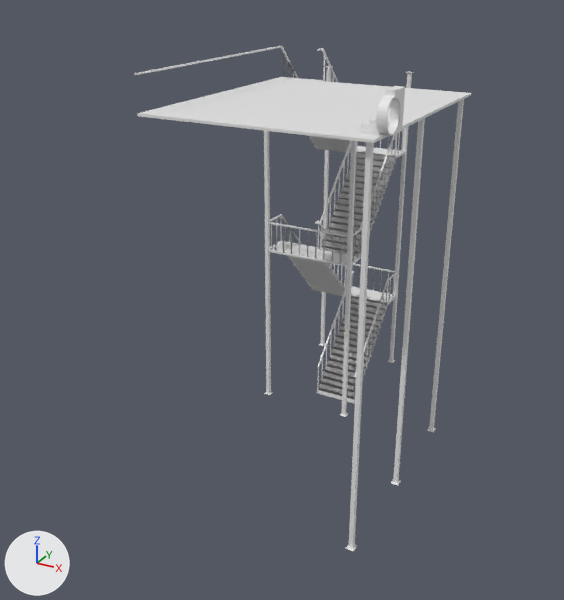
Before and after pictures for a commit that changed the Blender file water slide.blend.
Camera for both pictures: a camera (50 mm lens) standing at (13.5, -32.7, 16.5) and looking at (1.1, -10.1, 5.2). Every picture has the same lights, and +X, +Y and +Z are marked at lower left.
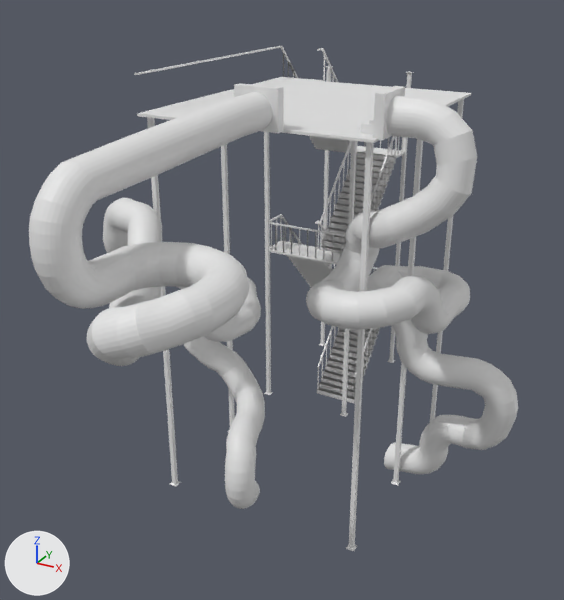
Commit message: finished 2 slides

Pixel boxes (x1, y1, x2, y2) of what changed, in the pictures (564 x 600 px):
'Cube.003', added
    after: (29, 83, 284, 509)
'Cube.002', added
    after: (306, 86, 518, 474)
part 1 of me_cube_001, added
    after: (147, 117, 180, 487)
part 2 of me_cube_001, added
    after: (221, 144, 235, 432)
part 3 of me_cube_001, deleted
    before: (361, 86, 405, 136)

What the commit changed:
me_cube_001 has 3859 vertices, 3258 faces and spans x -10.5..4.0, y -5.4..3.2, z -8.5..7.6.
me_cube_001 is used by ob_cube_001; location (0.0, -1.78, 5.54); rotation (0.0, 0.0, 7.854), in degrees (0, 0, 90).
me_cube_001 part 1: the loose piece of 20 vertices spanning x -10.3..-10.0, y -5.1..-4.8, z -8.5..6.2 is copied, and the copy is moved by (0.0, 7.8, 0.0); it spans x -10.3..-10.0, y 2.7..3.0, z -8.5..6.2.
me_cube_001 part 2: the loose piece of 20 vertices spanning x -6.0..-5.6, y -5.1..-4.8, z -8.5..6.2 is copied, and the copy is moved by (0.0, 7.8, 0.0); it spans x -6.0..-5.6, y 2.7..3.0, z -8.5..6.2.
me_cube_001 part 3: the loose piece of 361 vertices spanning x -10.1..-8.8, y -5.4..-4.5, z 6.2..7.5 is deleted.
Mesh me_cube_003 is new.
It has 8986 vertices, 8974 faces and spans x -19.1..-8.7, y -14.5..1.0, z -8.6..7.5.
Mesh me_cube_002 is new.
It has 7450 vertices, 7438 faces and spans x -11.9..-3.5, y -9.4..-3.2, z -8.5..7.5.
Object 'Cube.003' (ob_cube_003) is new; it shows me_cube_003.
Its location is (14.11, -7.52, 5.62).
Its rotation in degrees is (0.2, 0, 358).
Object 'Cube.002' (ob_cube_002) is new; it shows me_cube_002.
Its location is (0.0, -1.78, 5.54).
Its rotation in degrees is (0, 0, 90).
